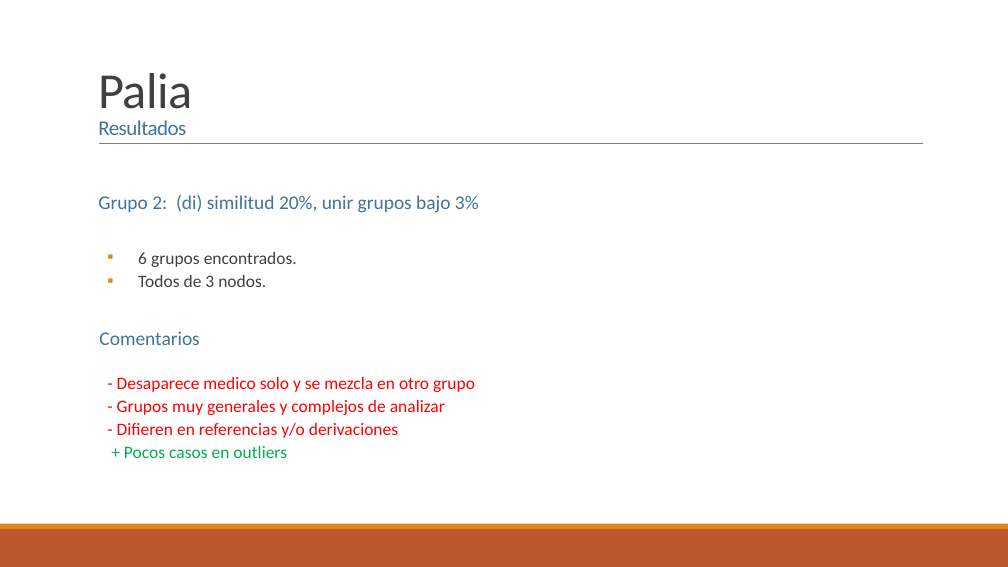
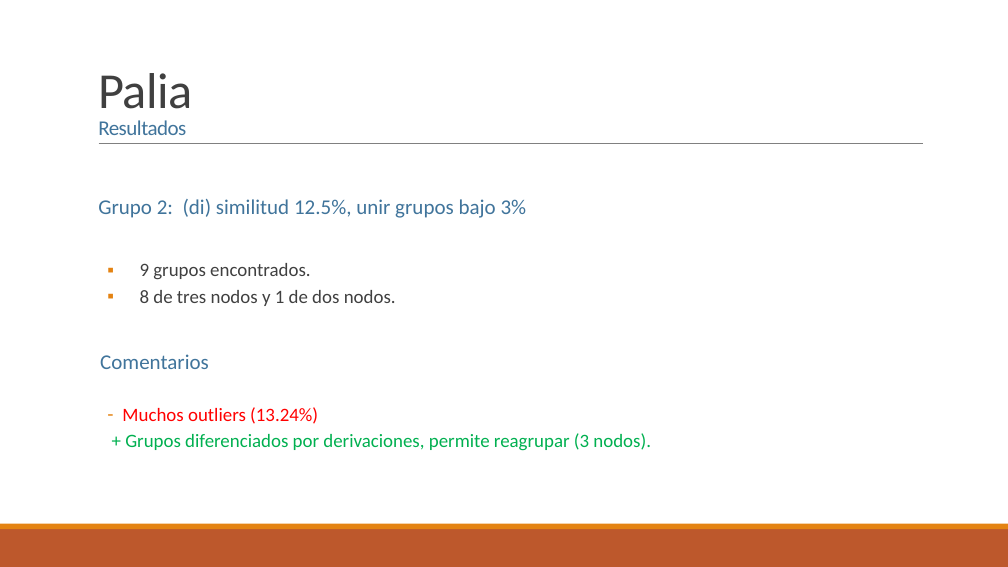
Before and after one commit to cealvarez/Repo-FONDECYT, a slide deck: slide 4 of Tesis/Nicolas/Análisis de Datos.pptx. Drawn at 1008x567 pixels with LibreOffice and Linux fonts; fonts in the diff are those of the drawing. Boxes give left, top, right and bottom in pixels: in the first picture for what was removed or moved away, otherwise in the second. Text is boxed around its words. In the diff, an @@ line names an element or a change of style, - is before the commit and + after.

```diff
--- a/Tesis/Nicolas/Análisis de Datos.pptx
+++ b/Tesis/Nicolas/Análisis de Datos.pptx
@@ text at bbox=[98, 199, 527, 306]: text changed; size 18.5 to 18 pt; text colour #40749B to #404040 @@
-  Grupo 2: (di) similitud 20%, unir grupos bajo 3%
-  ▪ 6 grupos encontrados.
-  ▪ Todos de 3 nodos.
+  Grupo 2: (di) similitud 12.5%, unir grupos bajo 3%
+  ▪ 9 grupos encontrados.
+  ▪ 8 de tres nodos y 1 de dos nodos.
@@ text at bbox=[100, 354, 209, 369]: size 18.5 to 20 pt in "Comentarios"; line spacing 0.8 to 0.9 @@
@@ text at bbox=[122, 407, 651, 451]: text changed; size 16.6 to 18 pt; text colour #FF0000 to #00B050 @@
-  - Desaparece medico solo y se mezcla en otro grupo
-  - Grupos muy generales y complejos de analizar
-  - Difieren en referencias y/o derivaciones
-  + Pocos casos en outliers
+  – Muchos outliers (13.24%)
+  + Grupos diferenciados por derivaciones, permite reagrupar (3 nodos).
```
Also in this commit, not shown: 8 other slides changed, 11 slides added, 9 slides removed, 9 other files.
